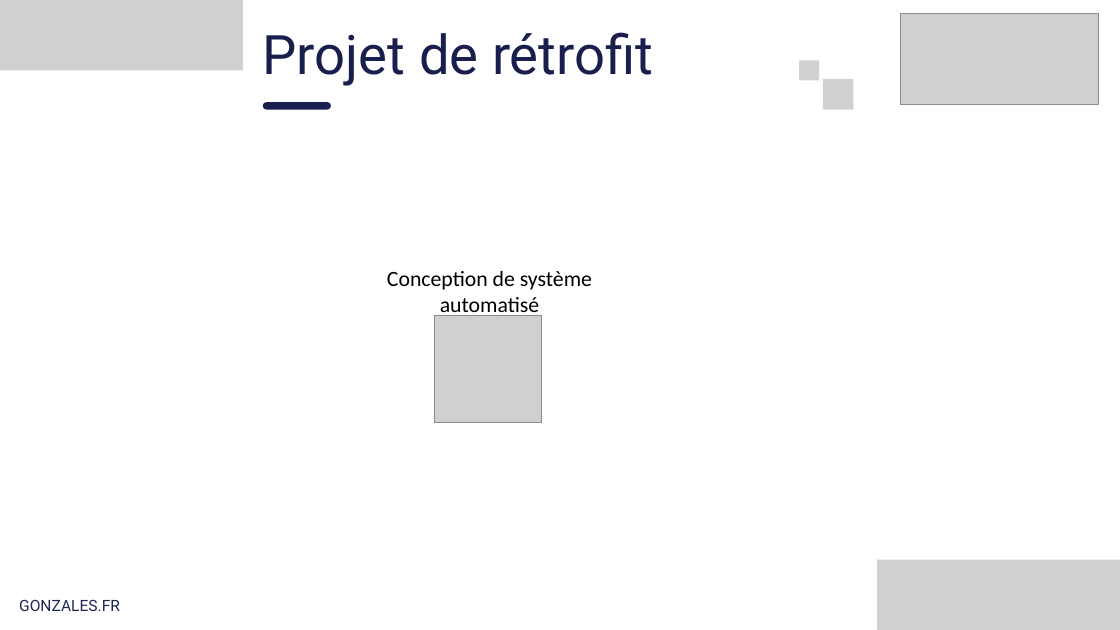
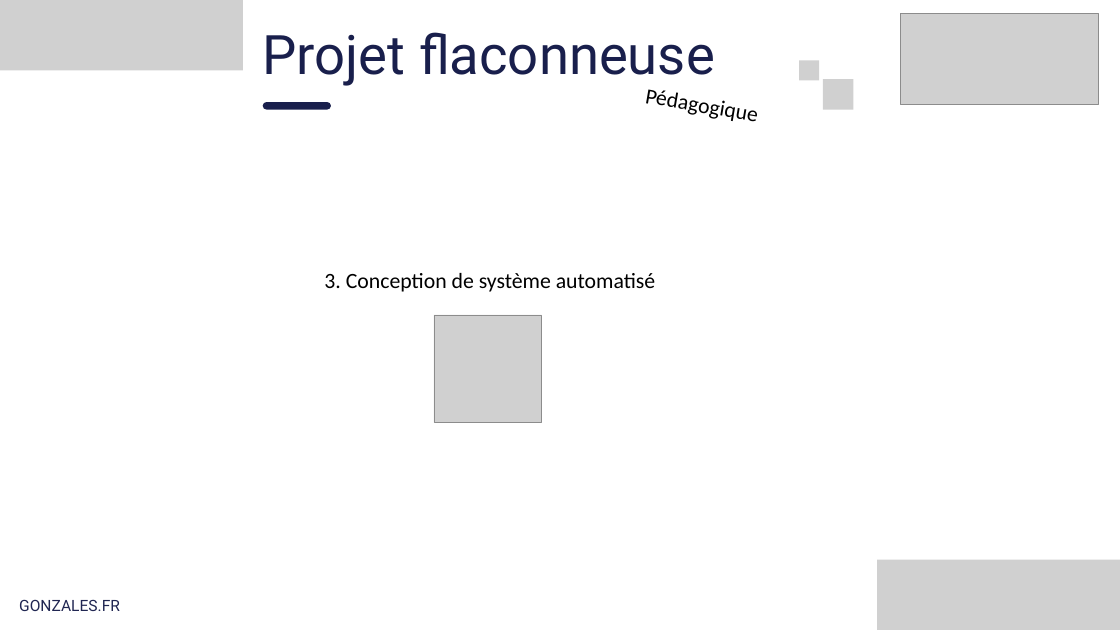
Before and after one commit to Juju-sail/IRI, a slide deck: slide 27 of _Docs/Presentation_CQP.pptx (slide 24 before the commit). Drawn at 1120x630 pixels with LibreOffice and Linux fonts; fonts in the diff are those of the drawing; grey boxes stand for pictures. Boxes give left, top, right and bottom in pixels: in the first picture for what was removed or moved away, otherwise in the second. Text is boxed around its words. In the diff, an @@ line names an element or a change of style, - is before the commit and + after.

```diff
--- a/_Docs/Presentation_CQP.pptx
+++ b/_Docs/Presentation_CQP.pptx
@@ text at box(263, 32, 715, 86): text changed @@
-Projet de rétrofit
+Projet flaconneuse
@@ text added at box(561, 65, 843, 144), 28 pt, text #000000 @@
+Pédagogique
@@ text at box(324, 273, 655, 292): text changed @@
-Conception de système automatisé
+3. Conception de système automatisé
```
Also in this commit, not shown: 7 other slides changed, 6 slides added, 3 other files.
